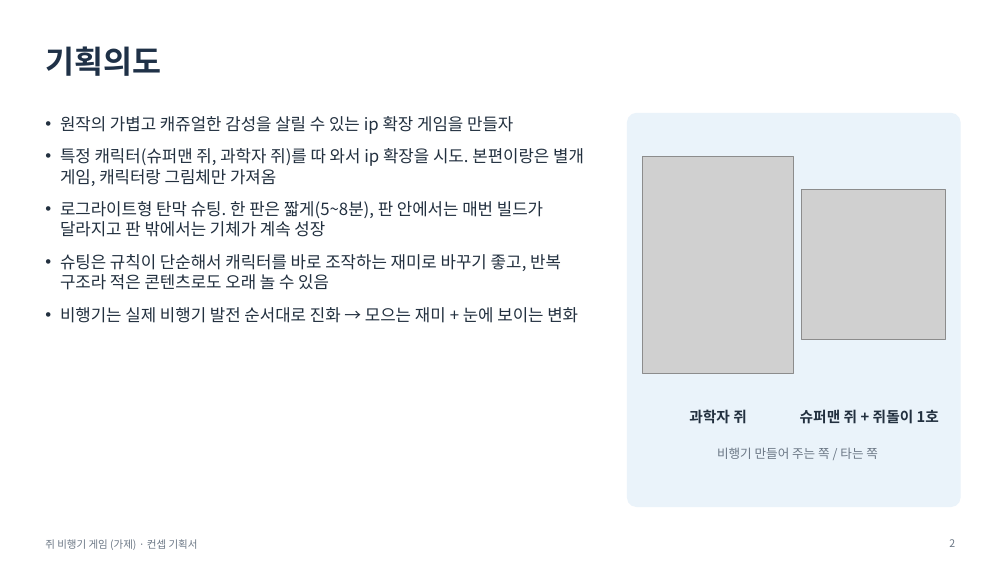
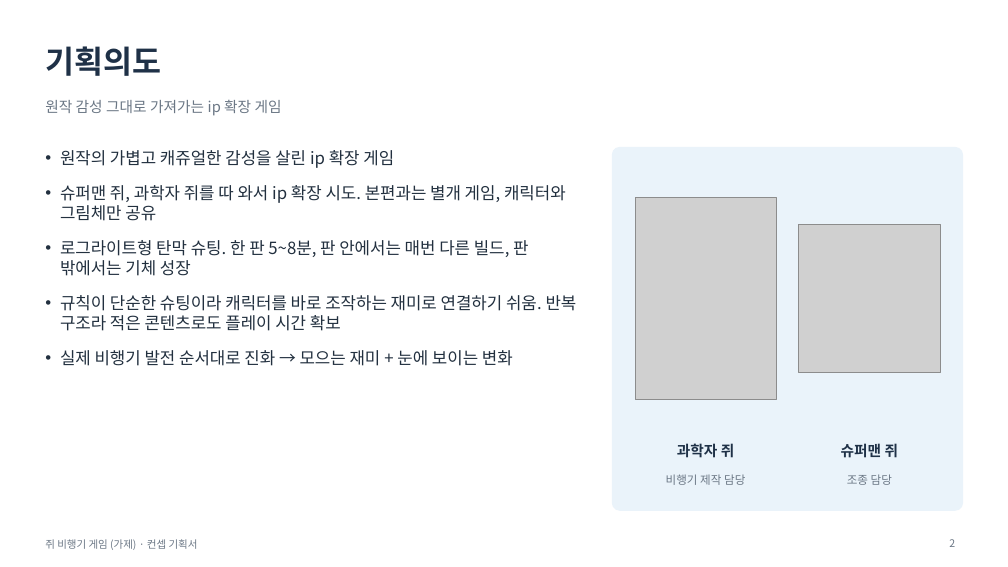
Before and after one commit to inory16351/RatPlain, a slide deck: slide 2 of 컨셉기획서.pptx. Drawn at 1008x567 pixels with LibreOffice and Linux fonts; fonts in the diff are those of the drawing; grey boxes stand for pictures. Boxes give left, top, right and bottom in pixels: in the first picture for what was removed or moved away, otherwise in the second. Text is boxed around its words. In the diff, an @@ line names an element or a change of style, - is before the commit and + after.

```diff
--- a/컨셉기획서.pptx
+++ b/컨셉기획서.pptx
@@ text added at (45,100,282,116), 14 pt, text #6B7785 @@
+원작 감성 그대로 가져가는 ip 확장 게임
@@ rounded rectangle: place and size @@
-rounded rectangle at (628,113,960,507)
+rounded rectangle at (613,147,963,510)
@@ rounded rectangle at (613,147,963,510): proportions changed @@
@@ text at (60,150,577,366): text changed @@
-• 원작의 가볍고 캐쥬얼한 감성을 살릴 수 있는 ip 확장 게임을 만들자
-• 특정 캐릭터(슈퍼맨 쥐, 과학자 쥐)를 따 와서 ip 확장을 시도. 본편이랑은 별개 게임, 캐릭터랑 그림체만 가져옴
-• 로그라이트형 탄막 슈팅. 한 판은 짧게(5~8분), 판 안에서는 매번 빌드가 달라지고 판 밖에서는 기체가 계속 성장
-• 슈팅은 규칙이 단순해서 캐릭터를 바로 조작하는 재미로 바꾸기 좋고, 반복 구조라 적은 콘텐츠로도 오래 놀 수 있음
-• 비행기는 실제 비행기 발전 순서대로 진화 → 모으는 재미 + 눈에 보이는 변화
+• 원작의 가볍고 캐쥬얼한 감성을 살린 ip 확장 게임
+• 슈퍼맨 쥐, 과학자 쥐를 따 와서 ip 확장 시도. 본편과는 별개 게임, 캐릭터와 그림체만 공유
+• 로그라이트형 탄막 슈팅. 한 판 5~8분, 판 안에서는 매번 다른 빌드, 판 밖에서는 기체 성장
+• 규칙이 단순한 슈팅이라 캐릭터를 바로 조작하는 재미로 연결하기 쉬움. 반복 구조라 적은 콘텐츠로도 플레이 시간 확보
+• 실제 비행기 발전 순서대로 진화 → 모으는 재미 + 눈에 보이는 변화
@@ picture: place and size @@
-picture at (643,156,794,373)
+picture at (635,197,777,400)
@@ picture: place and size @@
-picture at (802,189,945,340)
+picture at (799,225,941,373)
@@ text "과학자 쥐": place and size @@
-text "과학자 쥐" at (689,409,747,424)
+text "과학자 쥐" at (677,443,735,458)
@@ text "과학자 쥐" at (677,443,735,458): text colour #22303F to #1F3147 @@
@@ text removed at (717,447,878,459) @@
-비행기 만들어 주는 쪽 / 타는 쪽
@@ text at (841,443,899,458): text changed; text colour #22303F to #1F3147 @@
-슈퍼맨 쥐 + 쥐돌이 1호
+슈퍼맨 쥐
@@ text added at (666,474,745,485), 11 pt, text #6B7785 @@
+비행기 제작 담당
@@ text added at (847,474,892,485), 11 pt, text #6B7785 @@
+조종 담당
```
Also in this commit, not shown: 18 other slides changed, 1 other file.
